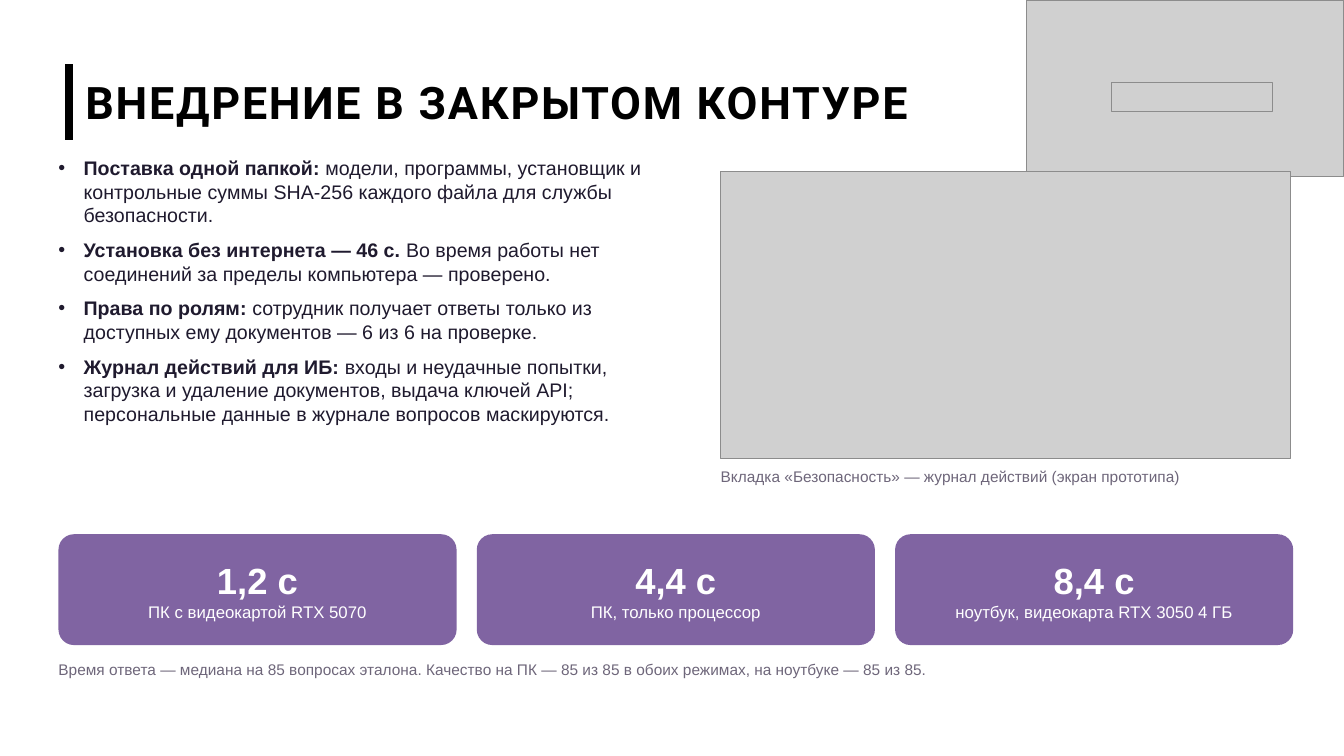
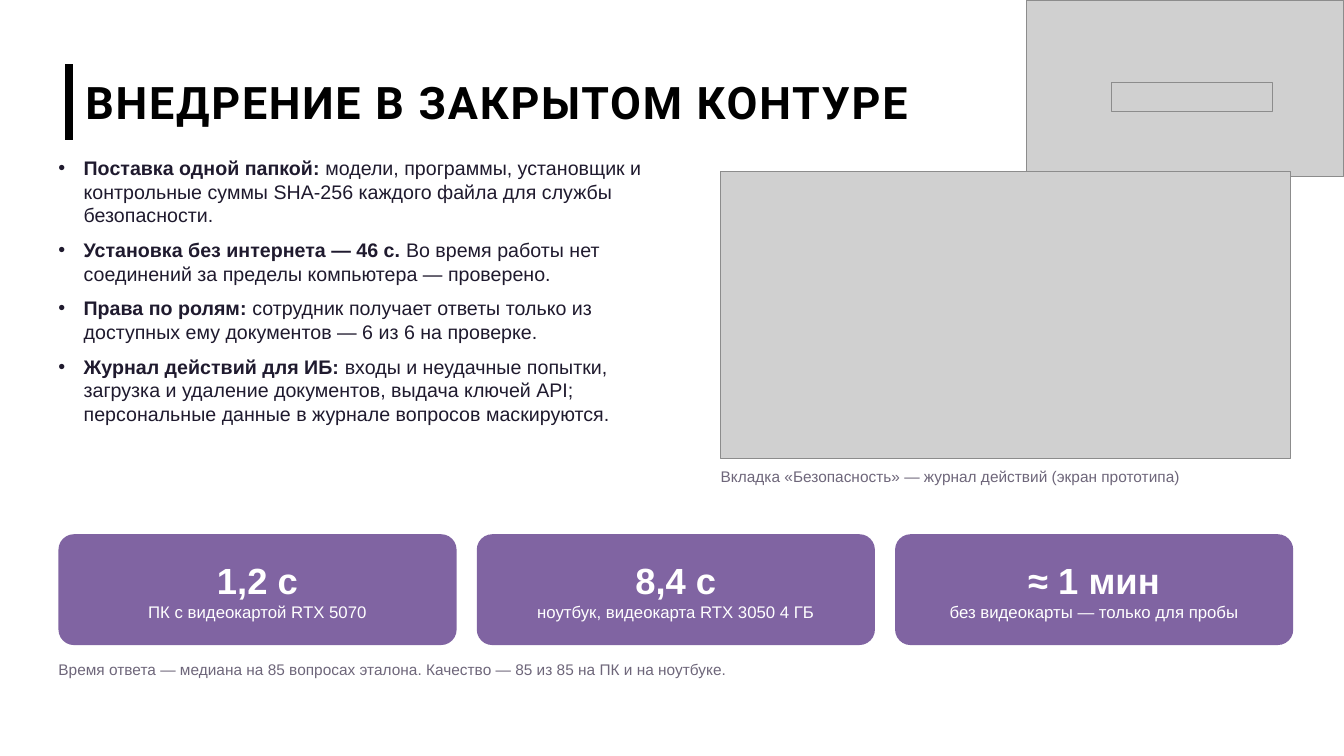
Before and after one commit to imaO0O/acselerator, a slide deck: slide 7 of docs/slides/prezentatsiya.pptx. Drawn at 1344x756 pixels with LibreOffice and Linux fonts; fonts in the diff are those of the drawing; grey boxes stand for pictures; background and template pictures are left out. Boxes give left, top, right and bottom in pixels: in the first picture for what was removed or moved away, otherwise in the second. Text is boxed around its words. In the diff, an @@ line names an element or a change of style, - is before the commit and + after.

```diff
--- a/docs/slides/prezentatsiya.pptx
+++ b/docs/slides/prezentatsiya.pptx
@@ text in rounded rectangle at (537, 568, 814, 622): text changed @@
-4,4 с
-ПК, только процессор
+8,4 с
+ноутбук, видеокарта RTX 3050 4 ГБ
@@ text in rounded rectangle at (950, 569, 1238, 622): text changed @@
-8,4 с
-ноутбук, видеокарта RTX 3050 4 ГБ
+≈ 1 мин
+без видеокарты — только для пробы
@@ text at (58, 664, 726, 678): text changed @@
-Время ответа — медиана на 85 вопросах эталона. Качество на ПК — 85 из 85 в обоих режимах, на ноутбуке — 85 из 85.
+Время ответа — медиана на 85 вопросах эталона. Качество — 85 из 85 на ПК и на ноутбуке.
```
Also in this commit, not shown: 10 other slides changed, 5 other files.
